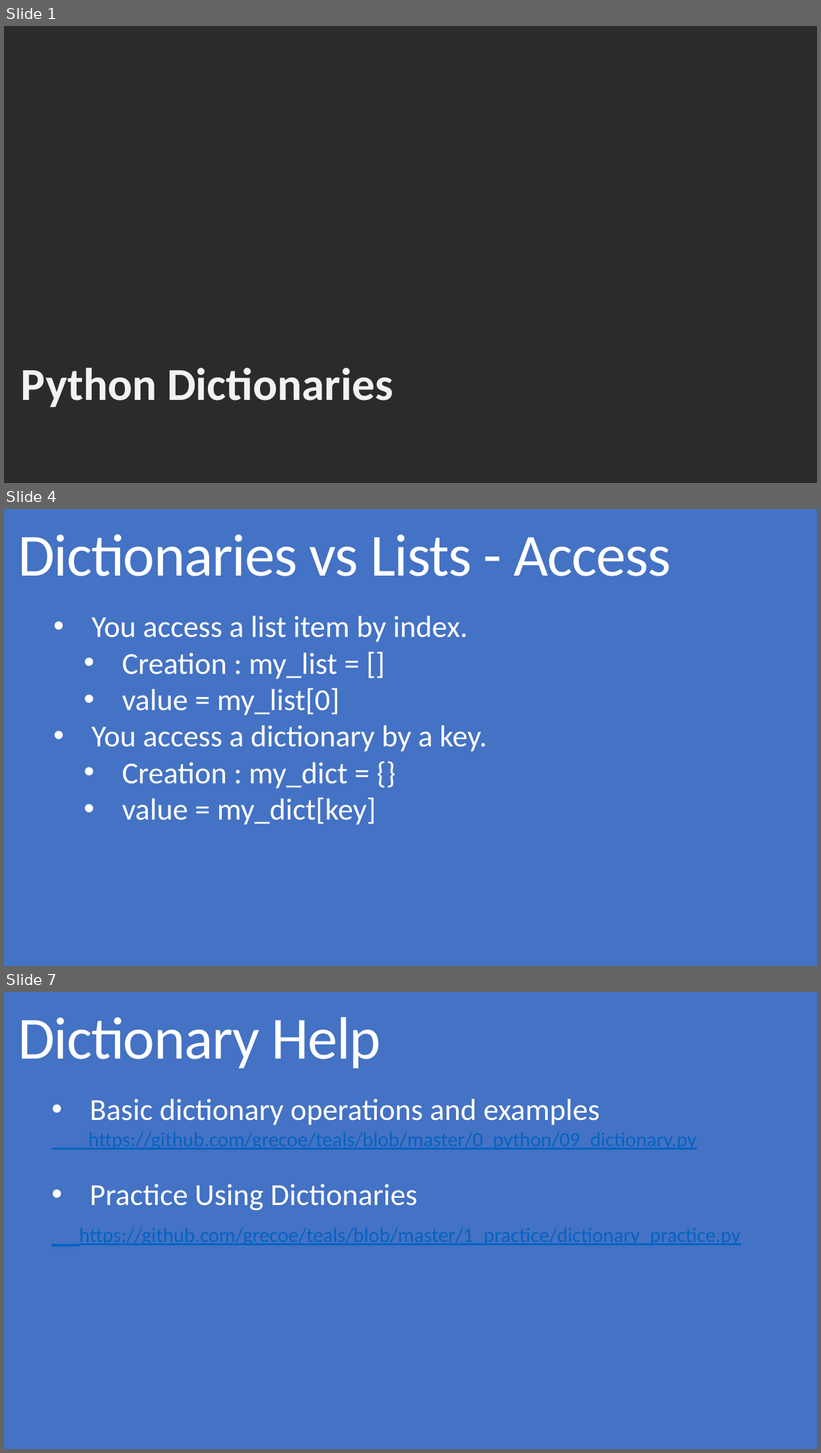
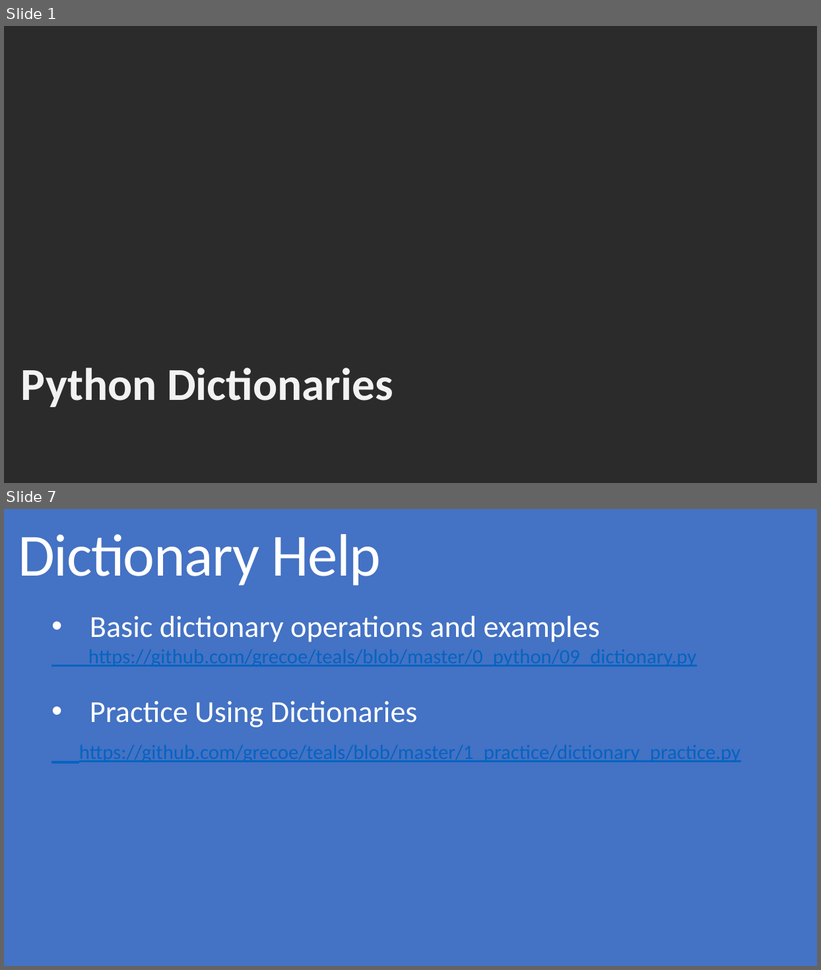
Before and after one commit to grecoe/teals, a slide deck: 5_presentations/Dictionaries.pptx. Shown one above the other, each under a label of ours: slides 1, 4 and 7 before the commit, slides 1 and 7 after it; the slides between them are not shown. The pictures are 821x1453 and 821x970 pixels, drawn with LibreOffice and Linux fonts; fonts in the diff are those of the drawing; background and template pictures are left out; a plain dark background stands for a picture behind light text. Boxes give left, top, right and bottom in pixels: in the first picture for what was removed or moved away, otherwise in the second. Text is boxed around its words. In the diff, an @@ line names an element or a change of style, - is before the commit and + after.

Commit message:
Dictionary

```diff
--- a/5_presentations/Dictionaries.pptx
+++ b/5_presentations/Dictionaries.pptx
@@ slide 4 removed at [4, 509, 817, 966], background #4472C4 @@
@@ title removed at [18, 534, 672, 576] @@
-Dictionaries vs Lists - Access
@@ text removed at [92, 616, 487, 825] @@
-• You access a list item by index.
-  • Creation : my_list = []
-  • value = my_list[0]
-• You access a dictionary by a key.
-  • Creation : my_dict = {}
-  • value = my_dict[key]
```
Also in this commit, not shown: 2 slides changed, 3 slides added, 2 other slides removed, 2 other files.
